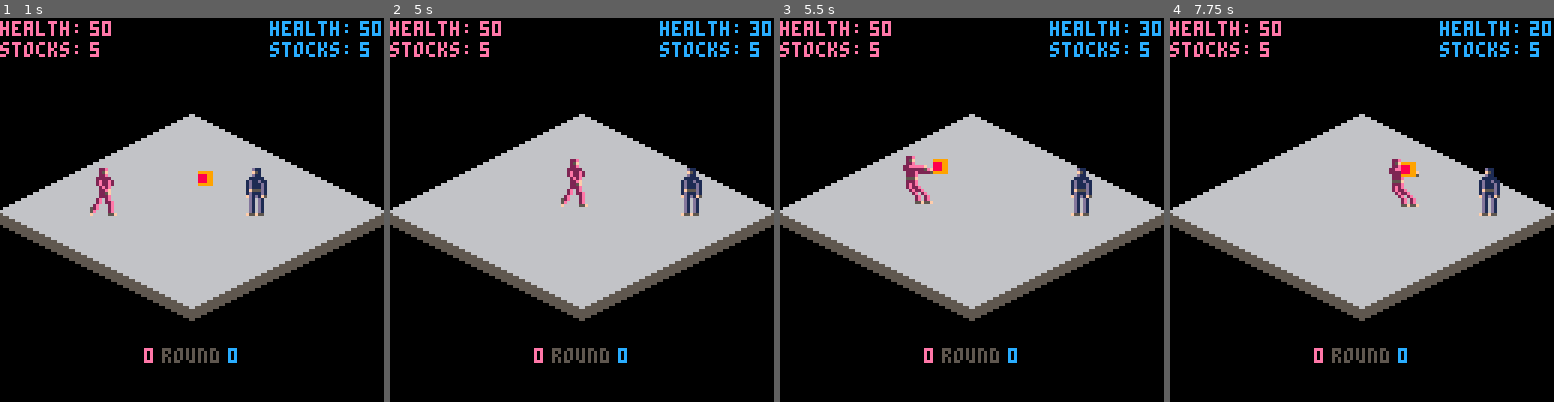
Above: before the commit, frames 1-4 (left to right).
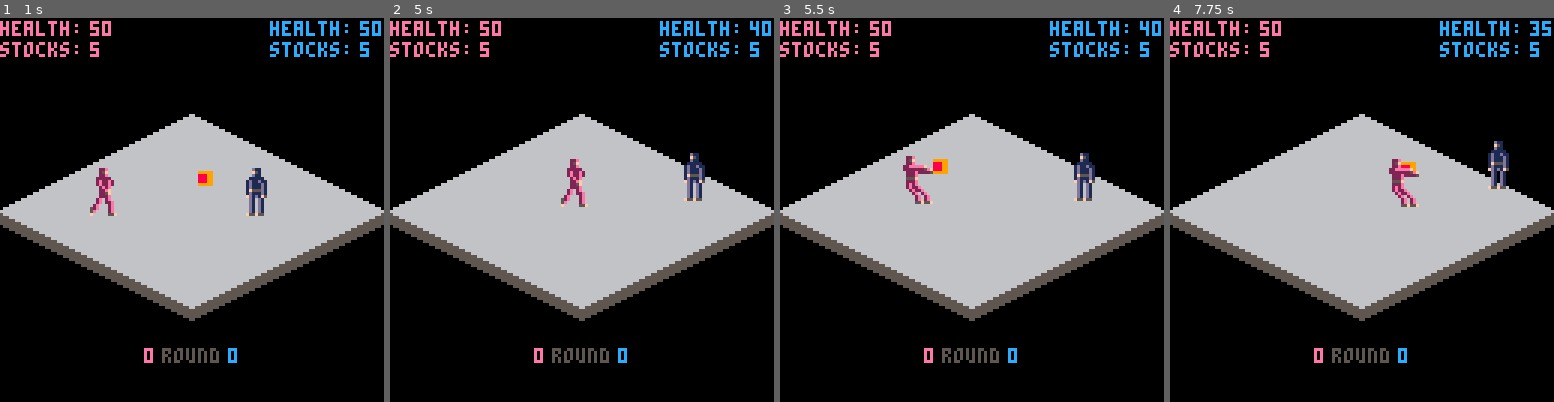
Above: after the commit, the same moments.

Repository: Trifectuh/Fantasy-Console-Projects
Game: PICO-8 cartridge isofight.p8
Two runs of this game, one before a commit and one after it. Both use one fixed random seed, a clock stepped at 60 frames per second and the inputs below.
Inputs:
- Up to frame 1 (1 s): tap X (X key) at 0.33 s; tap O (Z key) at 0.7 s
- Up to frame 2 (5 s): tap X (X key) at 1.07, 1.85, 2.97, 4.08 s; hold Right 1.6-2.1 s; tap O (Z key) every 0.4 s from 1.7 to 4.9 s; hold Up 2.15-2.42 s; hold Right 2.47-3.03 s; hold Left 3.08-3.58 s; hold Down 3.63-3.97 s; hold Right 4.02-4.68 s; hold Up from 4.73 s (still down)
- Up to frame 3 (5.5 s): release Up at 5.03 s; hold Left from 5.08 s (still down); tap X (X key) at 5.2 s; tap O (Z key) at 5.3 s
- Up to frame 4 (7.75 s): release Left at 5.68 s; tap O (Z key) every 0.4 s from 5.7 to 7.7 s; hold Down 5.73-6.03 s; hold Right 6.08-6.58 s; tap X (X key) at 6.32, 7.43 s; hold Right 6.63-7.13 s; hold Up 7.18-7.45 s; hold Right from 7.5 s (still down)

Frame 1 is identical in both runs. In frame 2, 0.6% of the frame differs, in the area x 75-96%, y 0-52%; in frame 3, 0.6%; in frame 4, 1.0%, in the area x 60-100%, y 1-52%.

Commit message:
introduced more bugs, fireballs kindof work tho

Diff:
--- a/isofight.p8
+++ b/isofight.p8
@@ -123,10 +123,12 @@
         end
       if f.t.x-f.x<2 and f.t.x-f.x>-10
         and f.t.y-f.y<4 and f.t.y-f.y>-6 then
-          del(fireballs, f)
           if f.t.xdir!=f.dx then
-            f.t.status.hp-=10
-            f.t.status.knockback+=1.5
+            f.t.status.hp-=5
+            applyfireballimpact(f)
+            del(fireballs, f)
+          else
+            del(fireballs, f)
           end
       end
     end
@@ -333,6 +335,8 @@
   	c.status.falling=true
  end
  if c.status.falling==true then
+  c.status.knockback=0
+  c.status.knockup=0
   c.y+=2
   if c.y>128 then
    falldelay(c)
@@ -523,6 +527,17 @@
    char.status.knockup+=0.075
   end
  end
+end
+
+function applyfireballimpact(f)
+ if f.t.status.knockback<=0 then
+      f.t.status.knockback=1.5
+     end
+     if f.y>f.t.y then
+      f.t.status.knockup=0.75
+     elseif f.y<f.t.y then
+      f.t.status.knockup=-0.75
+     end
 end
 
 function attacks(p)
